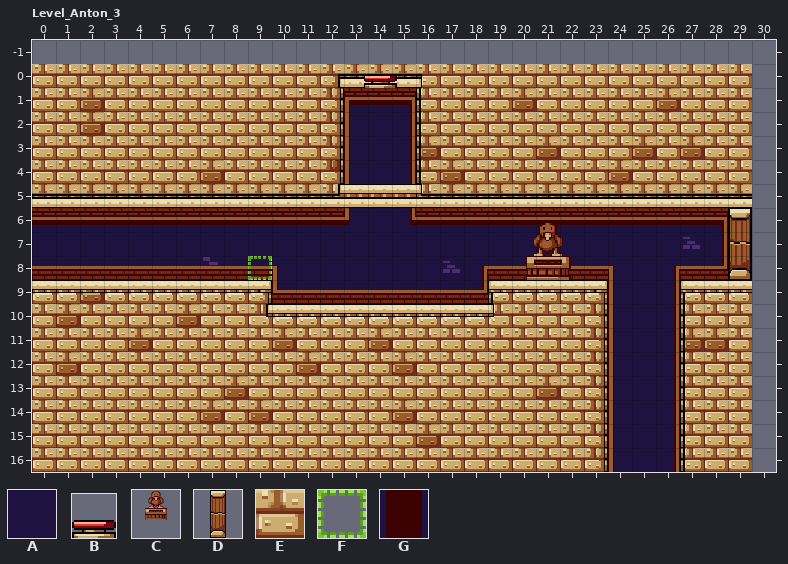
Level history. LDtk project: ldtk_levels/GameWorld.ldtk. Above: the version before the commit.
Cells are 16x16 px. Shown: Level_Anton_3 x 0..30, y -1..16. The commit also changed other parts of the map, which this record leaves out.
Key: from "Background": A 1 "Background"; from "Button": B 0; from "Checkpoint": C 0; from "Door": D 0; from "Dungeon": E 1 "Dungeon"; from "Rects": F 2; from "Tileset": G 85.
_ is an empty cell.
Objects are placed by their top-left corner, in cells (3,4 is the top-left corner of cell 3,4); size is 1x1 cell unless given.
Layers that did not change in this view are not listed.
Layer "Background" before, first column x 11:
-1 ________
 0 ________
 1 __AAA___
 2 __AAA___
 3 __AAA___
 4 __AAA___
 5 __AAA___
 6 AAAAAAAA
 7 AAAAAAAA
 8 AAAAAAAA
 9 AAAAAAAA
Layer "Dungeon" before, first column x 11:
-1 ____________________
 0 EEEEEEEEEEEEEEEEEEE_
 1 EE___EEEEEEEEEEEEEE_
 2 EE___EEEEEEEEEEEEEE_
 3 EE___EEEEEEEEEEEEEE_
 4 EE___EEEEEEEEEEEEEE_
 5 EEEEEEEEEEEEEEEEEEE_
 6 ____________________
 7 ____________________
 8 ____________________
 9 ________EEEEE___EEE_
10 EEEEEEEEEEEEE___EEE_
11 EEEEEEEEEEEEE___EEE_
12 EEEEEEEEEEEEE___EEE_
Objects on layer "EntitiesLargeGrid" before:
C "Checkpoint" at 19.5,6.5 size 4x4
F "CheckpointTrigger" at 9,6 size 1x3
B "Button" at 13.8,-0.4 size 1.4x1.4
D "Door" at 28,6 size 3x3
Now the later version:
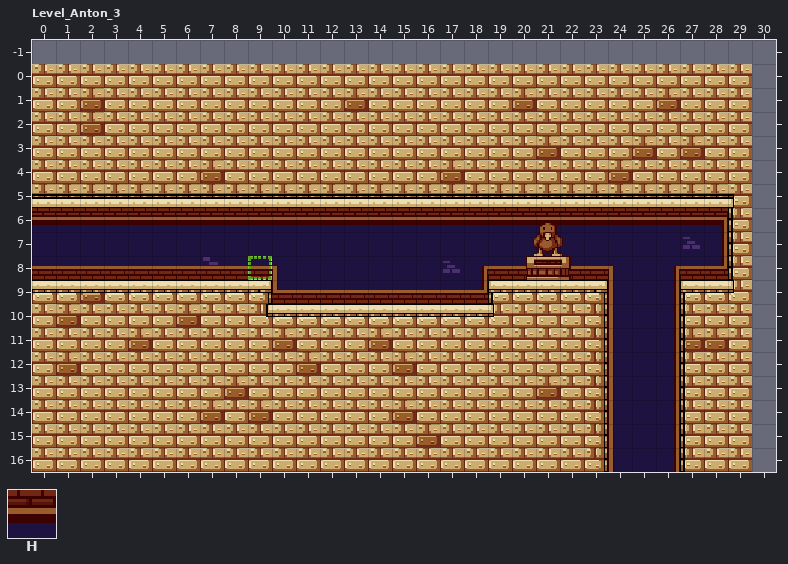
Further tiles: from "BackgroundFactory": H 1 "Background".
Edits made:
Layer "BackgroundFactory":
The author put tile H in row 6 at x 15.
Layer "Background":
The edit erases tile A in rows 1 to 5 at x 13 to 15.
Layer "Dungeon":
The author put tile E in rows 1 to 4 at x 13 to 15; in rows 6 to 8 at x 29.
Layer "Cleanup":
The edit erases tile G in rows 6 to 8 at x 29.
Layer "EntitiesLargeGrid":
Object B "Button" at 13.8,-0.4 size 1.4x1.4 is removed.
Object D "Door" at 28,6 size 3x3 is removed.
